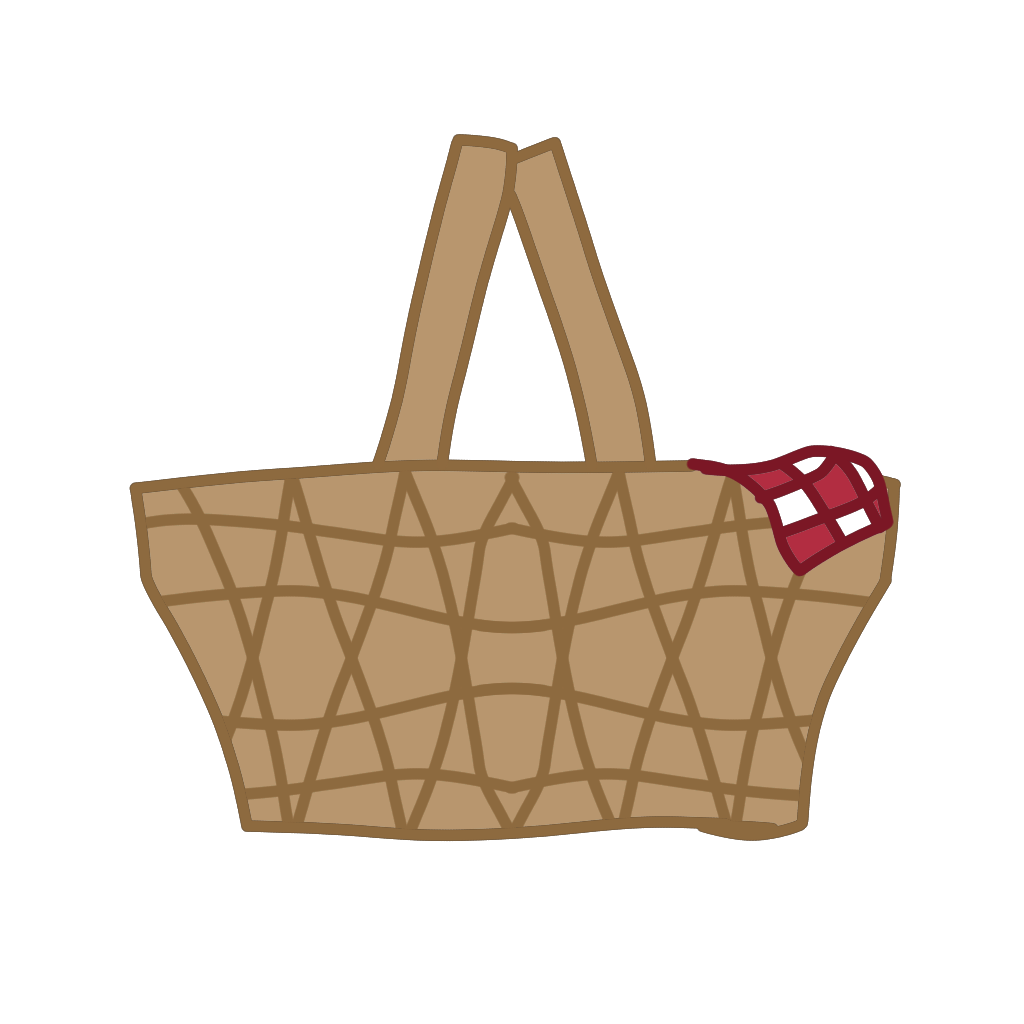
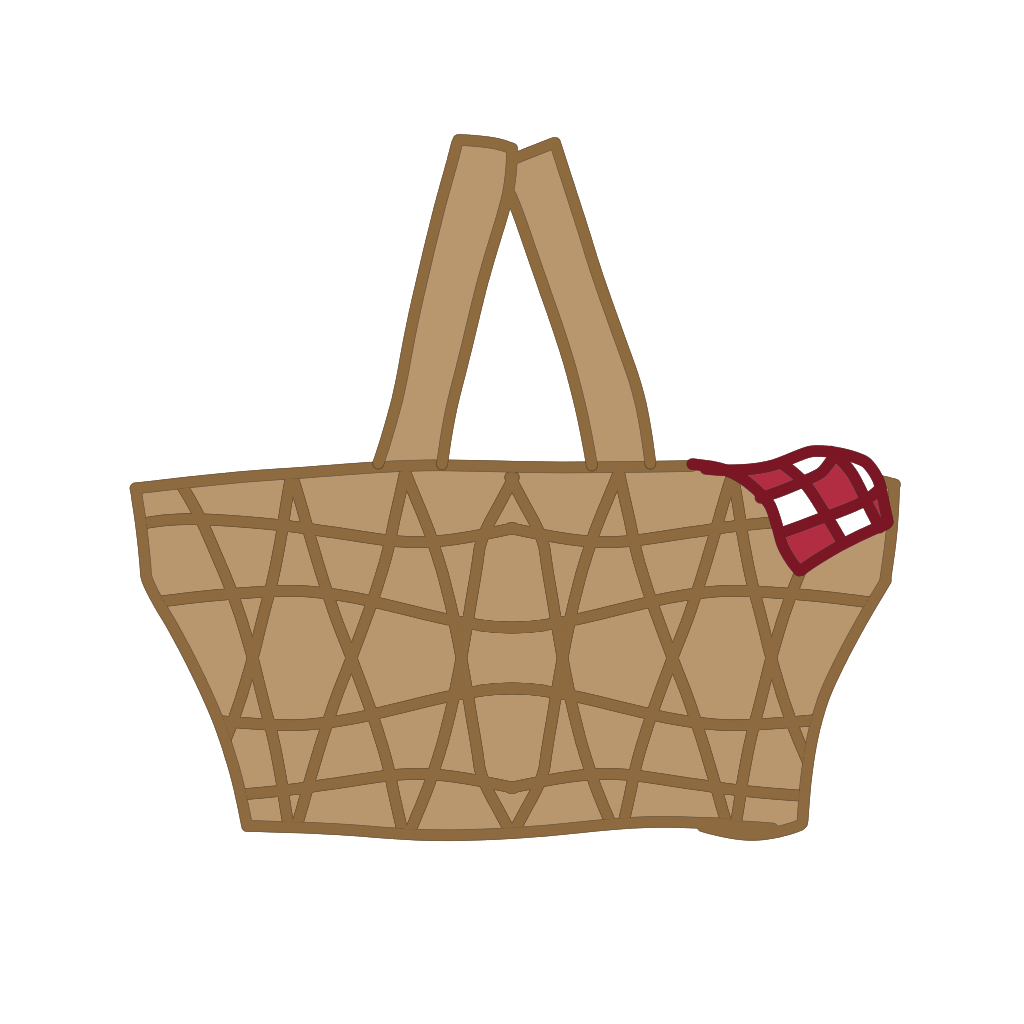
Before/after of a 1024 x 1024 layered artwork. What changed in the layer stack:
pixels changed over [142, 146, 894, 830] (layer not identified)
